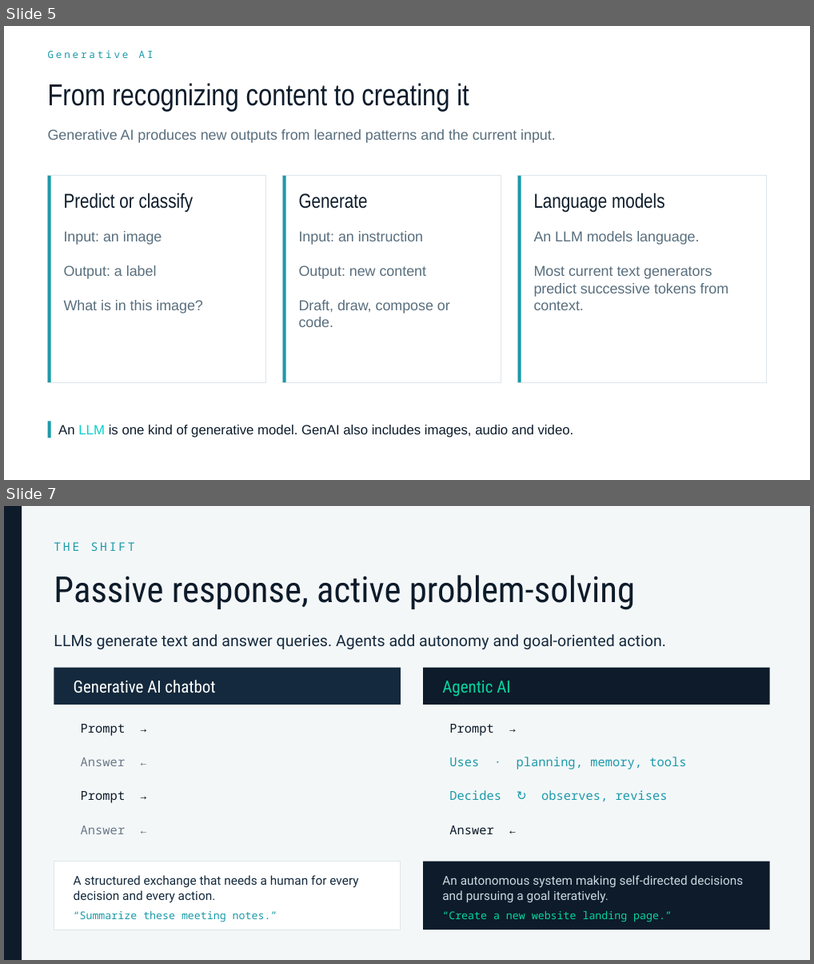
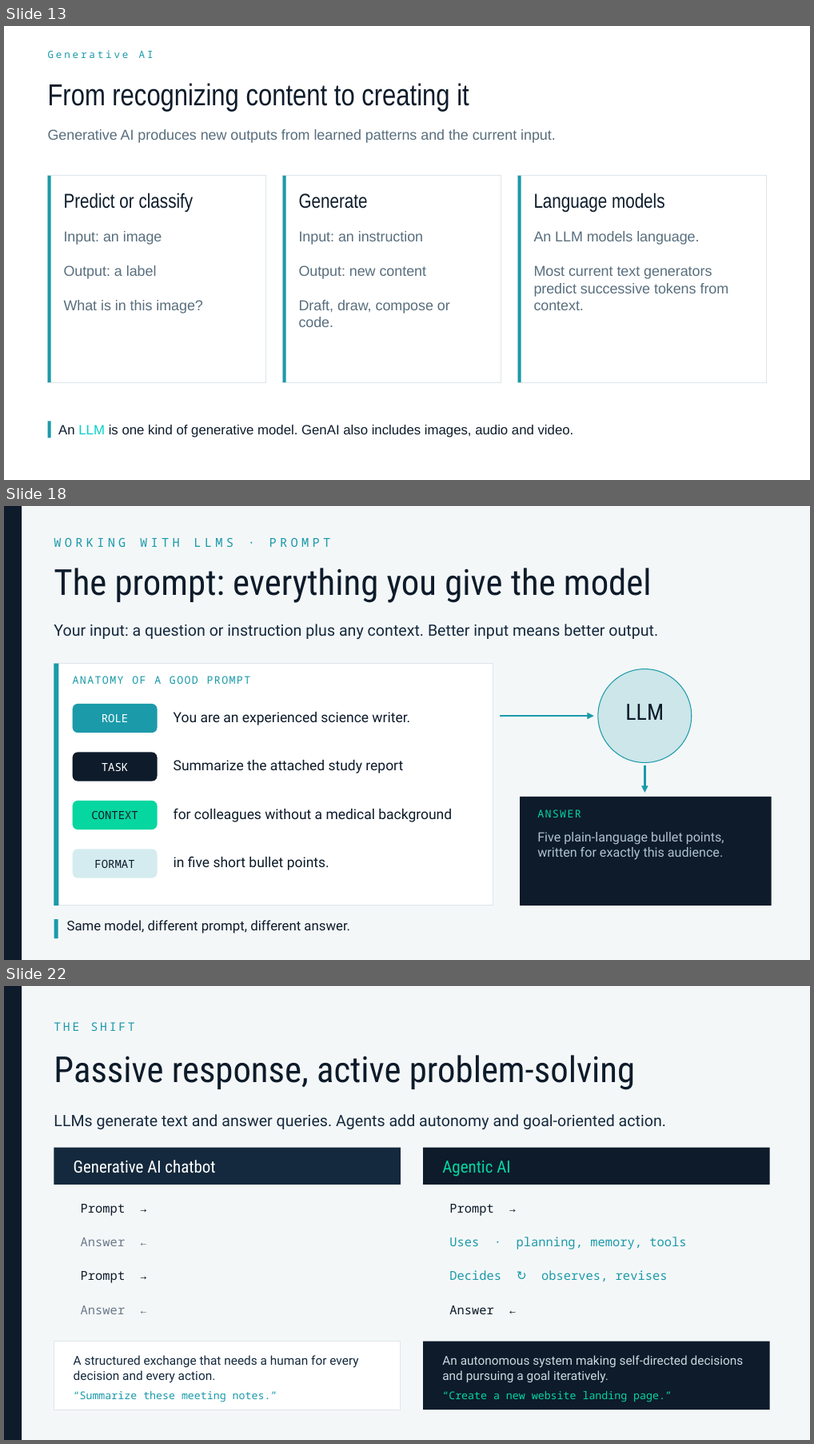
Before and after one commit to lukasroedl/ai-terminology-hell, a slide deck: ai-terminology-hell.pptx. Shown one above the other, each under a label of ours: slides 5 and 7 before the commit, slides 13, 18 and 22 after it; the slides between them are not shown. The pictures are 814x964 and 814x1444 pixels, drawn with LibreOffice and Linux fonts; fonts in the diff are those of the drawing. Boxes give left, top, right and bottom in pixels: in the first picture for what was removed or moved away, otherwise in the second. Text is boxed around its words. In the diff, an @@ line names an element or a change of style, - is before the commit and + after.

```diff
--- a/ai-terminology-hell.pptx
+++ b/ai-terminology-hell.pptx
@@ slide 18 added at bbox=[4, 506, 810, 960], background #F4F7F8 @@
@@ rectangle added at bbox=[4, 506, 22, 959], fill #0D1B2A @@
@@ text added at bbox=[54, 538, 331, 547], 11 pt, text #1B9AAA @@
+WORKING WITH LLMS · PROMPT
@@ text added at bbox=[54, 568, 652, 603], 32 pt, text #0D1B2A @@
+The prompt: everything you give the model
@@ text added at bbox=[54, 624, 658, 639], 14 pt, text #14293D @@
+Your input: a question or instruction plus any context. Better input means better output.
@@ rectangle added at bbox=[54, 664, 494, 905], fill #FFFFFF, outline #DDE5E9 0.75 pt @@
@@ rectangle added at bbox=[54, 664, 59, 905], fill #1B9AAA @@
@@ ellipse added at bbox=[598, 669, 692, 763], fill #1B9AAA at 18% opacity, outline #1B9AAA 0.75 pt @@
@@ text added at bbox=[73, 676, 251, 684], 9.5 pt, text #1B9AAA @@
+ANATOMY OF A GOOD PROMPT
@@ rounded rectangle added at bbox=[73, 704, 158, 732], fill #1B9AAA, 10 pt, text #FFFFFF @@
+ROLE
@@ text added at bbox=[174, 712, 410, 725], 12.5 pt, text #0D1B2A @@
+You are an experienced science writer.
@@ arrow added from (500, 716) to (594, 716), #1B9AAA 1.75 pt @@
@@ text added at bbox=[626, 704, 664, 720], 20 pt, text #0D1B2A @@
+LLM
@@ rounded rectangle added at bbox=[73, 752, 158, 781], fill #0D1B2A, 10 pt, text #FFFFFF @@
+TASK
@@ text added at bbox=[174, 760, 403, 773], 12.5 pt, text #0D1B2A @@
+Summarize the attached study report
@@ arrow added from (645, 765) to (645, 792), #1B9AAA 1.75 pt @@
@@ rounded rectangle added at bbox=[73, 800, 158, 829], fill #06D6A0, 10 pt, text #0D1B2A @@
+CONTEXT
@@ text added at bbox=[174, 808, 452, 822], 12.5 pt, text #0D1B2A @@
+for colleagues without a medical background
@@ rectangle added at bbox=[520, 796, 772, 905], fill #0D1B2A @@
@@ text added at bbox=[538, 832, 725, 860], 11.5 pt, text #AFC2CE @@
+Five plain-language bullet points, written for exactly this audience.
@@ rounded rectangle added at bbox=[73, 848, 158, 878], fill #D4ECEF, 10 pt, text #0D1B2A @@
+FORMAT
@@ text added at bbox=[174, 856, 330, 870], 12.5 pt, text #0D1B2A @@
+in five short bullet points.
@@ rectangle added at bbox=[54, 919, 58, 938], fill #1B9AAA @@
@@ text added at bbox=[67, 920, 301, 933], 12 pt, text #0D1B2A @@
+Same model, different prompt, different answer.
@@ text added at bbox=[304, 923, 350, 930], 9.5 pt, text #06D6A0 @@
+ANSWER
@@ what was slide 5 is now slide 13 @@
@@ what was slide 7 is now slide 22 @@
```
Also in this commit, not shown: 2 slides changed, 15 other slides added, 1 slide removed, 18 other files.
